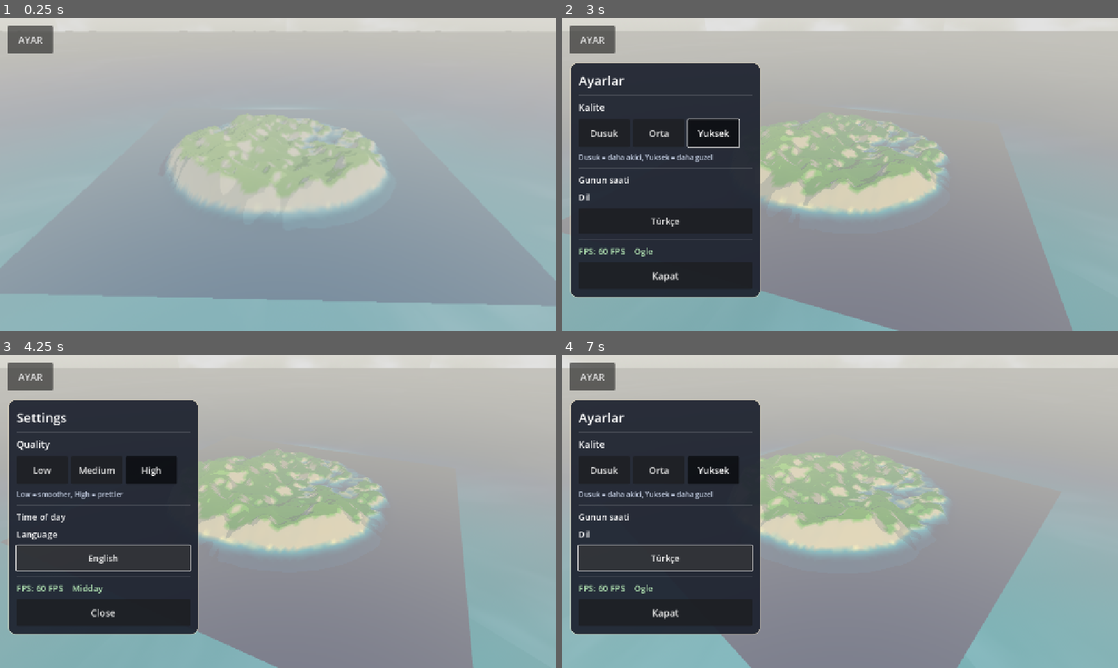
Above: before the commit, frames 1-4 (two rows, left to right).
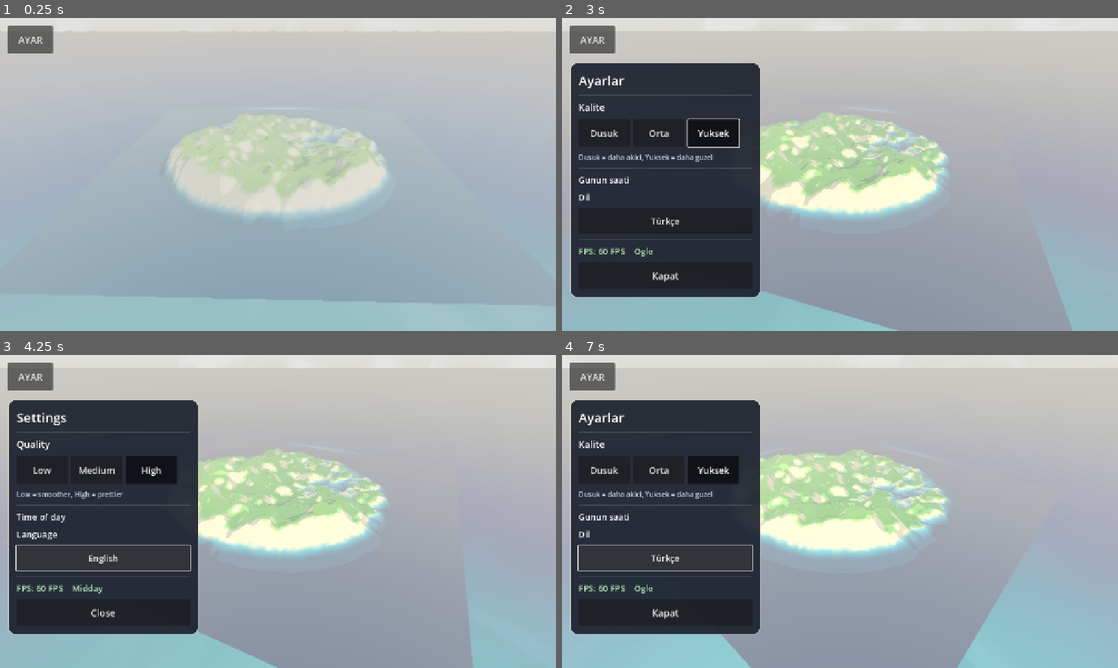
Above: after the commit, the same moments.

Repository: eraslan19j/game
Game: Godot game, scene res://scenes/world/world.tscn
Same seed, same stepped clock (60 frames per second), same inputs: the game is played once before the commit and once after it.
Inputs:
- Up to frame 1 (0.25 s): no input
- Up to frame 2 (3 s): click "AYAR" at 0.5 s; click "Dusuk" at 1.25 s; click "Orta" at 2 s; click "Yuksek" at 2.75 s
- Up to frame 3 (4.25 s): click "Türkçe" at 3.5 s
- Up to frame 4 (7 s): click "Low" at 4.25 s; click "Medium" at 5 s; click "High" at 5.75 s; click "English" at 6.5 s

The runs differ from the first frame. In frame 2, 10% of the frame differs, in the area x 35-70%, y 30-69%; in frame 3, 11%; in frame 4, 11%, in the area x 35-70%, y 30-100%.

Commit message:
Su uzakta tam opak (kare taban gizlendi), gokyuzu/sis/ortam canlandirildi
Co-authored-by: arena-agent <297053741+arena-agent@users.noreply.github.com>

Diff:
--- a/scenes/world/world.tscn
+++ b/scenes/world/world.tscn
@@ -11,11 +11,11 @@
 [ext_resource type="Script" path="res://scripts/world/perf_log.gd" id="9_perf"]
 
 [sub_resource type="ProceduralSkyMaterial" id="ProceduralSkyMaterial_sky"]
-sky_top_color = Color(0.11, 0.38, 0.78, 1)
-sky_horizon_color = Color(0.72, 0.85, 0.90, 1)
+sky_top_color = Color(0.13, 0.42, 0.82, 1)
+sky_horizon_color = Color(0.62, 0.82, 0.90, 1)
 sky_curve = 0.18
 ground_bottom_color = Color(0.42, 0.52, 0.46, 1)
-ground_horizon_color = Color(0.72, 0.85, 0.90, 1)
+ground_horizon_color = Color(0.62, 0.82, 0.90, 1)
 ground_curve = 0.2
 sun_angle_max = 22.0
 sun_curve = 0.12
@@ -27,14 +27,14 @@
 background_mode = 2
 sky = SubResource("Sky_main")
 ambient_light_source = 3
-ambient_light_energy = 0.18
+ambient_light_energy = 0.22
 ambient_light_sky_contribution = 1.0
 reflected_light_source = 2
 tonemap_mode = 3
-tonemap_exposure = 0.85
+tonemap_exposure = 1.0
 tonemap_white = 6.0
 fog_enabled = true
-fog_light_color = Color(0.76, 0.84, 0.88, 1)
+fog_light_color = Color(0.60, 0.78, 0.86, 1)
 fog_light_energy = 0.55
 fog_density = 0.0005
 fog_sky_affect = 0.0
--- a/scripts/world/sky_cycle.gd
+++ b/scripts/world/sky_cycle.gd
@@ -10,7 +10,7 @@
 @export var day_length: float = 600.0
 @export var start_phase: float = 0.28
 @export var sun_distance: float = 300.0
-@export var day_light_energy: float = 0.55
+@export var day_light_energy: float = 0.85
 @export var night_light_energy: float = 0.10
 
 # (faz, gokyuzu ust, gokyuzu ufuk, gunes rengi, sis rengi, ortam enerjisi, bulut rengi)
--- a/shaders/water.gdshader
+++ b/shaders/water.gdshader
@@ -10,10 +10,10 @@
 uniform vec4 shore_color : source_color = vec4(0.72, 0.93, 0.90, 1.0);
 uniform float wave_speed = 1.0;
 uniform float wave_strength = 1.0;
-uniform float alpha_shallow = 0.62;
-uniform float alpha_deep = 0.94;
-uniform float depth_near = 90.0;
-uniform float depth_far = 330.0;
+uniform float alpha_shallow = 0.55;
+uniform float alpha_deep = 1.0;
+uniform float depth_near = 70.0;
+uniform float depth_far = 185.0;
 
 varying vec3 world_pos;
 
Binary file changed: ci_screenshot_preview.png
